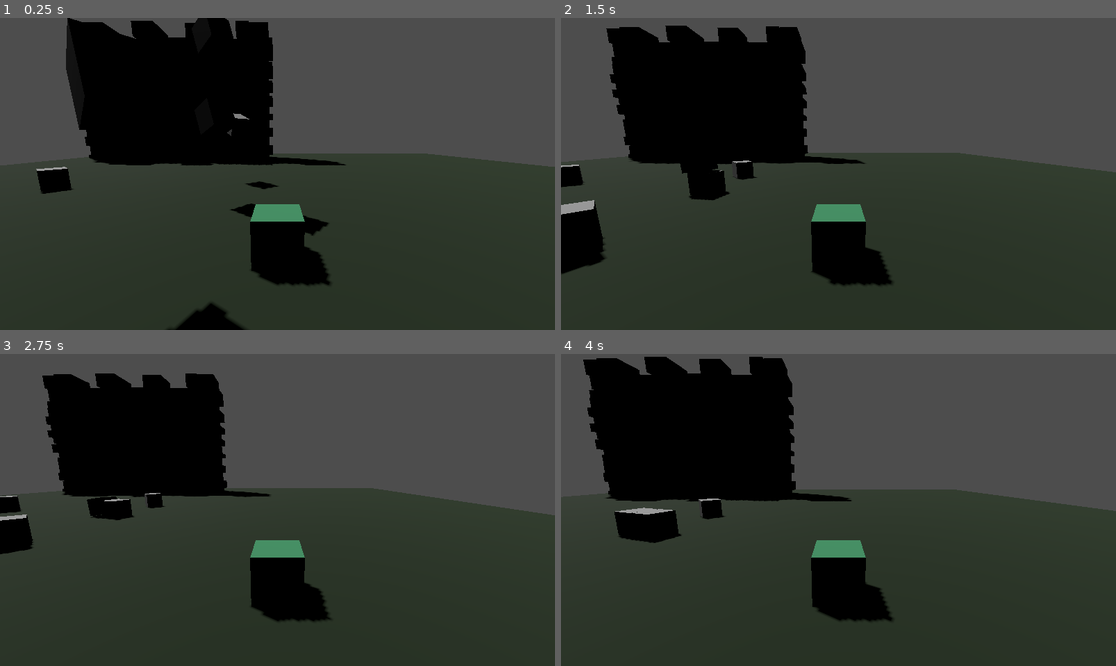
Above: before the commit, frames 1-4 (two rows, left to right).
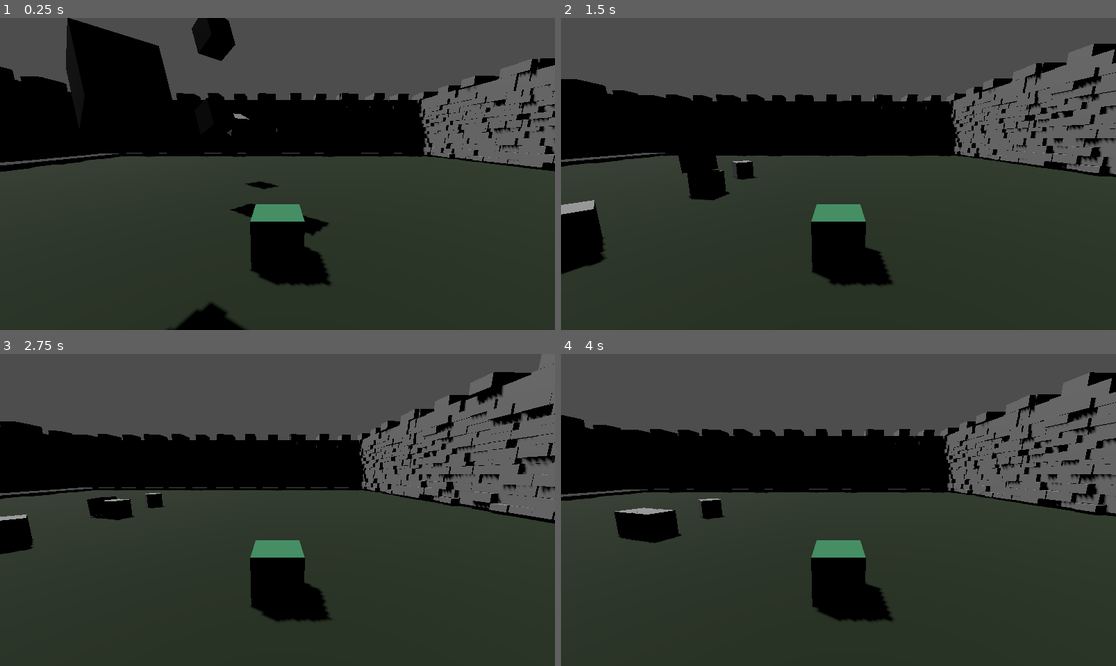
Above: after the commit, the same moments.

Repository: nyVr/godot_oop_game
Game: Godot game, scene res://scenes/main.tscn
Two runs of this game, one before a commit and one after it. Both use one fixed random seed, a clock stepped at 60 frames per second and the inputs below. The project has no main scene, so this scene is started directly.
Inputs:
- Up to frame 1 (0.25 s): no input
- Up to frame 2 (1.5 s): tap Enter (ui_accept) at 0.5, 0.77 s; hold Right (right) 0.53-1.28 s; hold Down (down) from 1.28 s (still down)
- Up to frame 3 (2.75 s): tap Enter (ui_accept) at 1.52 s; release Down (down) at 2.03 s; hold Right (right) from 2.03 s (still down)
- Up to frame 4 (4 s): release Right (right) at 2.78 s; hold Up (up) 2.78-3.53 s; tap Enter (ui_accept) at 3.02, 3.77 s; hold Left (left) from 3.53 s (still down)

The runs differ from the first frame. In frame 1, 17% of the frame differs, in the area x 0-100%, y 0-57%; in frame 2, 19%; in frame 3, 19%; in frame 4, 20%, in the area x 0-100%, y 0-53%.

Commit message:
border around level1

Diff:
--- a/scenes/main.tscn
+++ b/scenes/main.tscn
@@ -43,7 +43,7 @@
 transform = Transform3D(0.652204, -0.271918, 0.707595, 0, 0.933449, 0.35871, -0.758043, -0.233952, 0.608799, -1.77109, 3.54068, 1.0475)
 
 [node name="block4" parent="blocks" instance=ExtResource("1_k8bqx")]
-transform = Transform3D(0.630069, -0.021567, 0.776239, 0.0155557, 0.999764, 0.0151509, -0.776383, 0.0025287, 0.630256, -10.5951, 0.519241, -0.833072)
+transform = Transform3D(-0.849816, 0.00530222, 0.662506, 0.0166581, 1.69549, 0.0164966, -0.651376, 0.036442, -0.863913, -13.0958, -0.838818, -1.86502)
 
 [node name="block5" parent="blocks" instance=ExtResource("1_k8bqx")]
 transform = Transform3D(0.652204, -0.271918, 0.707595, 0, 0.933449, 0.35871, -0.758043, -0.233952, 0.608799, -1.77109, 3.54068, 5.8929)
@@ -55,8 +55,51 @@
 transform = Transform3D(1, 0, 0, 0, 1, 0, 0, 0, 1, -0.0241737, 1.07537, 10.1309)
 
 [node name="walls" type="Node3D" parent="."]
-transform = Transform3D(0.399987, 0, 0.0032463, 0, 0.28, 0, -0.0032463, 0, 0.399987, -4.95561, -1.00989, -40.6485)
-metadata/_edit_group_ = true
 
-[node name="plainWall" parent="walls" instance=ExtResource("4_rkueh")]
-transform = Transform3D(2.49992, 0, -0.0202894, 0, 3.57143, 0, 0.0202894, 0, 2.49992, -13.0892, 1.33547, 57.9094)
+[node name="plainWall1" parent="walls" instance=ExtResource("4_rkueh")]
+transform = Transform3D(0.653651, 0, 0, 0, 0.565216, 0, 0, 0, 1, 6.17914, 0, -23.813)
+
+[node name="plainWall2" parent="walls" instance=ExtResource("4_rkueh")]
+transform = Transform3D(0.653651, 0, 0, 0, 0.565216, 0, 0, 0, 1, -5.9392, 0, -23.813)
+
+[node name="plainWall3" parent="walls" instance=ExtResource("4_rkueh")]
+transform = Transform3D(0.653651, 0, 0, 0, 0.565216, 0, 0, 0, 1, -18.1408, 0, -23.813)
+
+[node name="plainWall4" parent="walls" instance=ExtResource("4_rkueh")]
+transform = Transform3D(0.653651, 0, 0, 0, 0.565216, 0, 0, 0, 1, 18.443, 0, -23.813)
+
+[node name="plainWall5" parent="walls" instance=ExtResource("4_rkueh")]
+transform = Transform3D(-0.0149392, 0, 0.666152, 0, 0.551292, 0, -0.822857, 0, -0.0283067, -25.37, 0.120051, -8.81662)
+
+[node name="plainWall6" parent="walls" instance=ExtResource("4_rkueh")]
+transform = Transform3D(-0.0149392, 0, 0.666152, 0, 0.551292, 0, -0.822857, 0, -0.0283067, -25.1467, 0.120051, 1.15443)
+
+[node name="plainWall7" parent="walls" instance=ExtResource("4_rkueh")]
+transform = Transform3D(-0.0216651, 0, 0.671593, 0, 0.551292, 0, -1.19332, 0, -0.0285379, -24.9218, 0.120051, 11.194)
+
+[node name="plainWall8" parent="walls" instance=ExtResource("4_rkueh")]
+transform = Transform3D(-0.0149392, 0, 0.666152, 0, 0.551292, 0, -0.822857, 0, -0.0283067, -25.5959, 0.120051, -18.9074)
+
+[node name="plainWall9" parent="walls" instance=ExtResource("4_rkueh")]
+transform = Transform3D(-0.0153086, 0, 0.999728, 0, 0.565216, 0, -0.653472, 0, -0.0234202, 23.3464, 0, -5.24103)
+
+[node name="plainWall10" parent="walls" instance=ExtResource("4_rkueh")]
+transform = Transform3D(-0.0153086, 0, 0.999728, 0, 0.565216, 0, -0.653472, 0, -0.0234202, 23.6302, 0, 6.87398)
+
+[node name="plainWall11" parent="walls" instance=ExtResource("4_rkueh")]
+transform = Transform3D(-0.0153086, 0, 0.999728, 0, 0.565216, 0, -0.653472, 0, -0.0234202, 23.916, 0, 19.0723)
+
+[node name="plainWall12" parent="walls" instance=ExtResource("4_rkueh")]
+transform = Transform3D(-0.0153086, 0, 0.999728, 0, 0.565216, 0, -0.653472, 0, -0.0234202, 23.0592, 0, -17.5015)
+
+[node name="plainWall1" parent="." instance=ExtResource("4_rkueh")]
+transform = Transform3D(0.653651, 0, 0, 0, 0.565216, 0, 0, 0, 1, 6.17914, 0, 24.8723)
+
+[node name="plainWall2" parent="." instance=ExtResource("4_rkueh")]
+transform = Transform3D(0.653651, 0, 0, 0, 0.565216, 0, 0, 0, 1, -5.9392, 0, 24.8723)
+
+[node name="plainWall3" parent="." instance=ExtResource("4_rkueh")]
+transform = Transform3D(0.653651, 0, 0, 0, 0.565216, 0, 0, 0, 1, -18.1408, 0, 24.8723)
+
+[node name="plainWall4" parent="." instance=ExtResource("4_rkueh")]
+transform = Transform3D(0.653651, 0, 0, 0, 0.565216, 0, 0, 0, 1, 18.443, 0, 24.8723)
--- a/scenes/p_wall.tscn
+++ /dev/null
@@ -1,8 +0,0 @@
-[gd_scene load_steps=2 format=3 uid="uid://d3b1wgvv1obvi"]
-
-[ext_resource type="PackedScene" uid="uid://d2lr7ndyoi0x0" path="res://blender/plainWall.dae" id="1_mtyf3"]
-
-[node name="pWall" type="Node3D"]
-
-[node name="plainWall" parent="." instance=ExtResource("1_mtyf3")]
-transform = Transform3D(1, 0, 0, 0, 1, 0, 0, 0, 1, 2, 0, 1)
Not shown, added: blender/plainWall.blend
